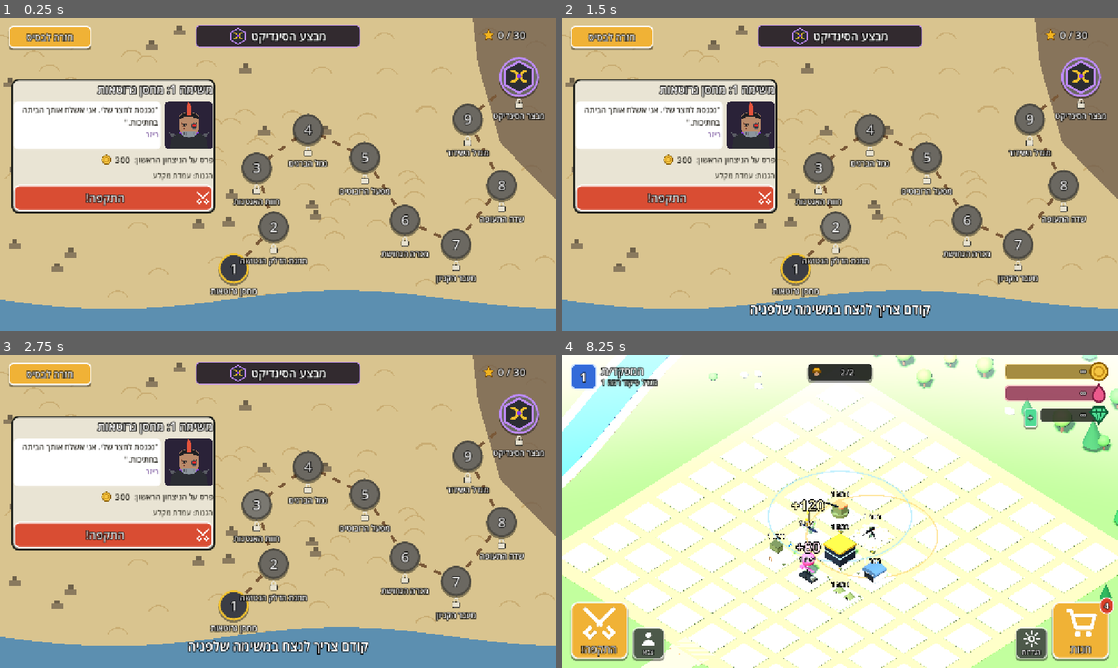
Above: before the commit, frames 1-4 (two rows, left to right).
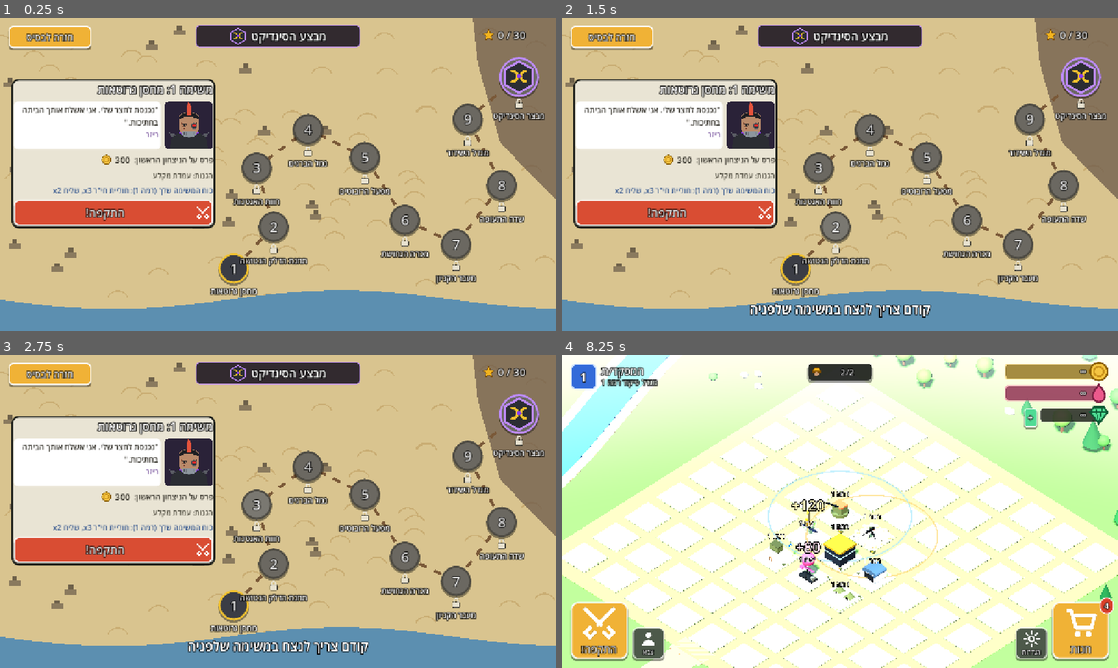
Above: after the commit, the same moments.

Repository: skywatchcom-design/drone-kingdom
Game: Godot game, scene res://scenes/syndicate/map.tscn
The game is run twice, just before and just after one commit, with the same random seed, the same clock (stepped at 60 frames per second) and the same inputs. This scene is started directly instead of the project's main scene.
Inputs (mouse positions are in pixels of both pictures, inside the frame that each line leads up to):
- Up to frame 1 (0.25 s): no input
- Up to frame 2 (1.5 s): click "1" at 0.5 s; click "2" at 1.25 s
- Up to frame 3 (2.75 s): click "3" at 2 s
- Up to frame 4 (8.25 s): click "4" at 2.75 s; click "5" at 3.5 s; click "6" at 4.25 s; click "7" at 5 s; click "8" at 5.75 s; click "9" at 6.5 s; click (1079, 414) at 7.27 s; click "חזרה לבסיס" at 8 s

The runs differ from the first frame. In frame 1, 4.3% of the frame differs, in the area x 2-39%, y 53-68%; in frame 2, 4.3%; in frame 3, 4.3%; in frame 4, nothing differs.

Commit message:
Syndicate missions hand out a fixed task force
Each mission has its own army, support and unit level, picked to fit
the base. The player's army is not used, so missions can be retried
without training. The briefing lists the task force.

Co-Authored-By: Claude Opus 5.5 <noreply@anthropic.com>

Diff:
--- a/scripts/core/i18n.gd
+++ b/scripts/core/i18n.gd
@@ -145,6 +145,7 @@
 	"Unlock  ·  %d fuel": "פתיחה  ·  %d דלק",
 	"Build here": "בנייה כאן",
 	"Wall": "קיר",
+	"Your task force (level %d): %s": "כוח המשימה שלך (רמה %d): %s",
 	"Scrap Depot": "מחסן גרוטאות",
 	"Abandoned Fuel Station": "תחנת הדלק הנטושה",
 	"Antenna Farm": "חוות האנטנות",
@@ -293,6 +294,7 @@
 	"Too close to a building. Release drones outside the base.": "קרוב מדי למבנה. משחררים רחפנים מחוץ לבסיס.",
 	"End": "סיום",
 	"Flare": "זיקוק",
+	"Air strike": "תקיפה אווירית",
 	"Air\nstrike": "תקיפה\nאווירית",
 	"%d energy": "%d אנרגיה",
 	"Energy %d": "אנרגיה %d",
--- a/scripts/data/syndicate.gd
+++ b/scripts/data/syndicate.gd
@@ -33,6 +33,27 @@
 		"walls": [[0, 5, []], [1, 5, []], [2, 4, [10]]], "reward": {"coins": 3000, "fuel": 2000, "gems": 100},
 		"taunt": "You got this far because I let you. Now the game ends."},
 ]
+
+## The task force each mission hands the player (their own army stays home): units and how
+## many cards of each, the level of every unit, and prepared support. Picked to fit the base:
+## few anti-air means drones, lots of anti-air means tanks, many walls mean engineers.
+const FORCES := [
+	{"level": 1, "army": {"infantry": 3, "courier": 2}, "support": {}},
+	{"level": 1, "army": {"infantry": 3, "armor": 1, "courier": 1}, "support": {"flare": 1}},
+	{"level": 2, "army": {"infantry": 3, "engineers": 1, "armor": 1}, "support": {"flare": 1}},
+	{"level": 2, "army": {"infantry": 3, "engineers": 2, "armor": 1, "courier": 1}, "support": {"strike": 1}},
+	{"level": 2, "army": {"infantry": 3, "engineers": 1, "armor": 2, "scout": 2}, "support": {"strike": 1, "flare": 1}},
+	{"level": 3, "army": {"infantry": 4, "engineers": 2, "armor": 1, "courier": 2, "heavy": 1}, "support": {"strike": 1}},
+	{"level": 3, "army": {"infantry": 2, "engineers": 1, "courier": 3, "scout": 2, "heavy": 2}, "support": {"strike": 1, "flare": 1}},
+	{"level": 4, "army": {"infantry": 4, "engineers": 2, "armor": 2}, "support": {"strike": 2}},
+	{"level": 4, "army": {"infantry": 4, "engineers": 2, "armor": 2, "courier": 2, "heavy": 1}, "support": {"strike": 1, "flare": 1}},
+	{"level": 5, "army": {"infantry": 5, "engineers": 2, "armor": 2, "courier": 2, "scout": 2, "heavy": 2}, "support": {"strike": 2, "flare": 1}},
+]
+
+
+static func force(index: int) -> Dictionary:
+	return FORCES[clampi(index, 0, COUNT - 1)]
+
 
 ## What Razor says when the player beats one of his bases.
 const LOSE_LINES := [
--- a/scripts/raid/raid.gd
+++ b/scripts/raid/raid.gd
@@ -61,6 +61,8 @@
 var flare_node: Node3D
 var _flare_smoke := 0.0
 var army := {}
+## Unit level forced by a Syndicate task force (0: each unit at the player's own level).
+var force_level := 0
 ## Units sent in, by type; they are used up when the battle ends.
 var deployed := {}
 var drone_names := {}
@@ -155,7 +157,12 @@
 			Syndicate.boss_dressing(level, city.roof_top([4, 4]))
 
 	var plan: Dictionary = GameState.army
-	if autoplay:
+	# Syndicate missions hand out their own task force, all at the mission's level.
+	var syndicate_force: Dictionary = Syndicate.force(int(base["mission"])) if base.get("syndicate", false) else {}
+	if not syndicate_force.is_empty():
+		plan = syndicate_force["army"]
+		force_level = int(syndicate_force["level"])
+	if autoplay and (syndicate_force.is_empty() or args.has("--army")):
 		plan = {"infantry": 3, "engineers": 1, "armor": 1, "courier": 2, "scout": 2, "heavy": 1}
 		if args.has("--army"):
 			plan = {}
@@ -173,7 +180,10 @@
 	hud.set_loot(0, 0)
 	support = GameState.support_ready.duplicate()
 	support_levels = GameState.abilities.duplicate()
-	if autoplay:
+	if not syndicate_force.is_empty():
+		support = (syndicate_force["support"] as Dictionary).duplicate()
+		support_levels = {"strike": force_level, "flare": force_level}
+	elif autoplay:
 		var lvl := 3
 		if args.has("--support-level"):
 			lvl = int(args[args.find("--support-level") + 1])
@@ -261,7 +271,7 @@
 func _deploy(type: String, p: Vector3) -> void:
 	army[type] = int(army[type]) - 1
 	deployed[type] = int(deployed.get(type, 0)) + 1
-	var stats := GameState.unit_stats_for(type)
+	var stats := _stats(type)
 	var d := Drone.new()
 	d.configure(stats)
 	d.kind = type
@@ -284,7 +294,7 @@
 func _deploy_ground(type: String, p: Vector3) -> void:
 	army[type] = int(army[type]) - 1
 	deployed[type] = int(deployed.get(type, 0)) + 1
-	var stats := GameState.unit_stats_for(type)
+	var stats := _stats(type)
 	var count := int(stats.get("squad", 1))
 	var facing := atan2(-p.x, -p.z)
 	var right := Vector3(cos(facing), 0, -sin(facing))
@@ -313,6 +323,10 @@
 		selected = _first_available()
 	hud.update_army(army, drone_names, selected)
 	hud.set_status("")
+
+
+func _stats(type: String) -> Dictionary:
+	return Catalog.unit_stats(type, force_level) if force_level > 0 else GameState.unit_stats_for(type)
 
 
 func _autoplay_deploy() -> void:
--- a/scripts/syndicate/campaign_map.gd
+++ b/scripts/syndicate/campaign_map.gd
@@ -200,6 +200,20 @@
 	var defs := HomeHud.ink(box, I18n.t("Defenses: %s") % ", ".join(parts), 17, Color(0.3, 0.29, 0.24))
 	defs.autowrap_mode = TextServer.AUTOWRAP_WORD_SMART
 	defs.custom_minimum_size.x = 430
+	# The task force the mission hands out; the player's own army stays home.
+	var f := Syndicate.force(i)
+	var units := []
+	for type in Catalog.UNIT_ORDER:
+		var n := int(f["army"].get(type, 0))
+		if n > 0:
+			units.append("%s x%d" % [Catalog.display_name(type), n])
+	for kind in Catalog.ABILITY_ORDER:
+		var n := int(f["support"].get(kind, 0))
+		if n > 0:
+			units.append("%s x%d" % [I18n.t("Flare") if kind == "flare" else I18n.t("Air strike"), n])
+	var force_label := HomeHud.ink(box, I18n.t("Your task force (level %d): %s") % [int(f["level"]), ", ".join(units)], 17, Color(0.18, 0.32, 0.55))
+	force_label.autowrap_mode = TextServer.AUTOWRAP_WORD_SMART
+	force_label.custom_minimum_size.x = 430
 	var attack := Button.new()
 	attack.text = I18n.t("ATTACK!")
 	attack.icon = Icons.tex("swords", 64)
@@ -214,10 +228,6 @@
 
 
 func _attack(i: int) -> void:
-	if GameState.army_used() <= 0:
-		_toast.text = I18n.t("Train an army first")
-		_toast.modulate.a = 1.6
-		return
 	GameState.raid_target = "syndicate"
 	GameState.syndicate_mission = i
 	get_tree().change_scene_to_file(RAID_SCENE)
--- a/tests/test_raid_rules.gd
+++ b/tests/test_raid_rules.gd
@@ -59,3 +59,22 @@
 func test_tilt_is_clamped() -> bool:
 	var tilt := RaidRules.bank_angles(Vector3(500, 0, 500), Vector3(0, 0, 100), 0.0)
 	return absf(tilt.x) <= 0.45 and absf(tilt.y) <= 0.5
+
+
+
+func test_syndicate_forces_fit_every_mission() -> bool:
+	if Syndicate.FORCES.size() != Syndicate.COUNT:
+		return false
+	var last := 1
+	for f: Dictionary in Syndicate.FORCES:
+		var lvl := int(f["level"])
+		if lvl < last or lvl > 5 or (f["army"] as Dictionary).is_empty():
+			return false
+		last = lvl
+		for type in f["army"]:
+			if not Catalog.UNIT_ORDER.has(type):
+				return false
+		for kind in f["support"]:
+			if not Catalog.ABILITY_ORDER.has(kind):
+				return false
+	return true
Not shown, changed: CLAUDE.md
Not shown, changed: docs/GDD.md
